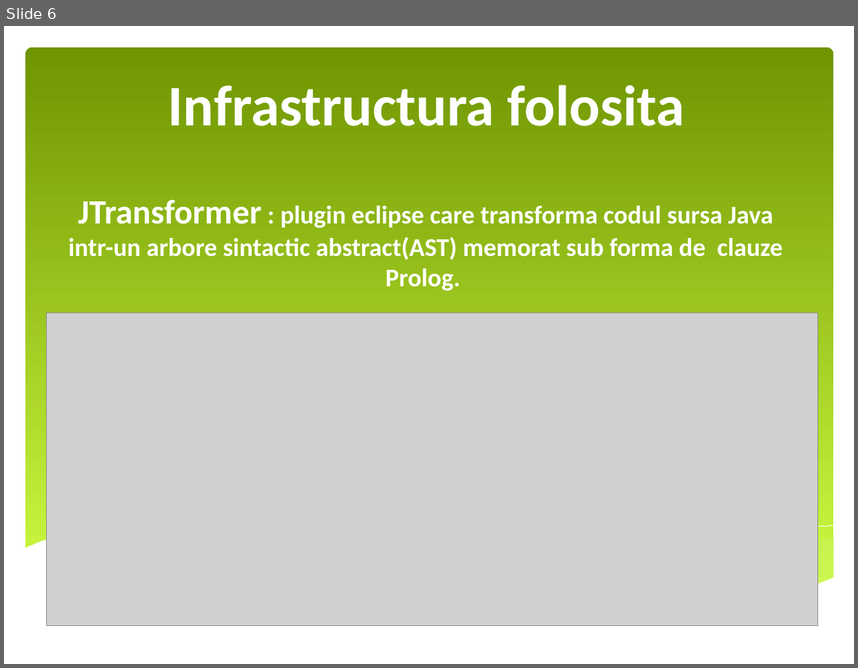
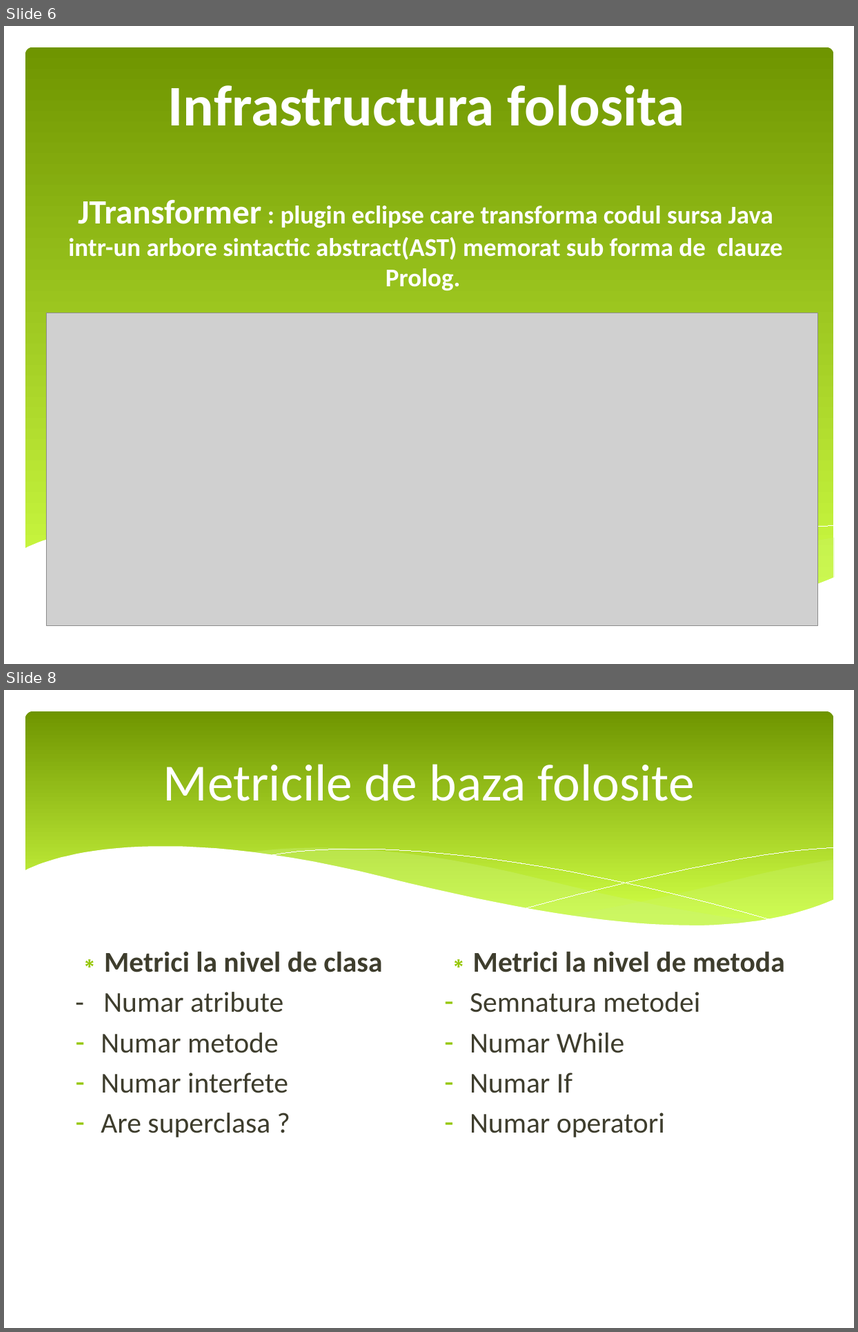
Before and after one commit to vladlep/licentavlad, a slide deck: doc/Prezentare licenta.pptx. Shown one above the other, each under a label of ours: slide 6 before the commit, slides 6 and 8 after it; the slides between them are not shown. The pictures are 858x668 and 858x1332 pixels, drawn with LibreOffice and Linux fonts; fonts in the diff are those of the drawing; grey boxes stand for pictures. Boxes give left, top, right and bottom in pixels: in the first picture for what was removed or moved away, otherwise in the second. Text is boxed around its words. In the diff, an @@ line names an element or a change of style, - is before the commit and + after.

```diff
--- a/doc/Prezentare licenta.pptx
+++ b/doc/Prezentare licenta.pptx
@@ slide 8 added at (4,690,854,1328), background #FFFFFF @@
@@ rounded rectangle added at (25,711,834,941), fill gradient #6F9400 to #D0FF44 @@
@@ title added at (163,764,695,801), 49 pt, text #FFFFFF @@
+Metricile de baza folosite
@@ group added at (24,846,835,970): 5 freeform shapes @@
@@ text added at (101,952,382,1137), 27 pt, text #3E3D2D @@
+∗ Metrici la nivel de clasa
+- Numar atribute
+– Numar metode
+– Numar interfete
+– Are superclasa ?
@@ text added at (470,952,785,1137), 27 pt, text #3E3D2D @@
+∗ Metrici la nivel de metoda
+– Semnatura metodei
+– Numar While
+– Numar If
+– Numar operatori
```
Also in this commit, not shown: 7 slides changed, 1 other slide added, 3 slides removed.
